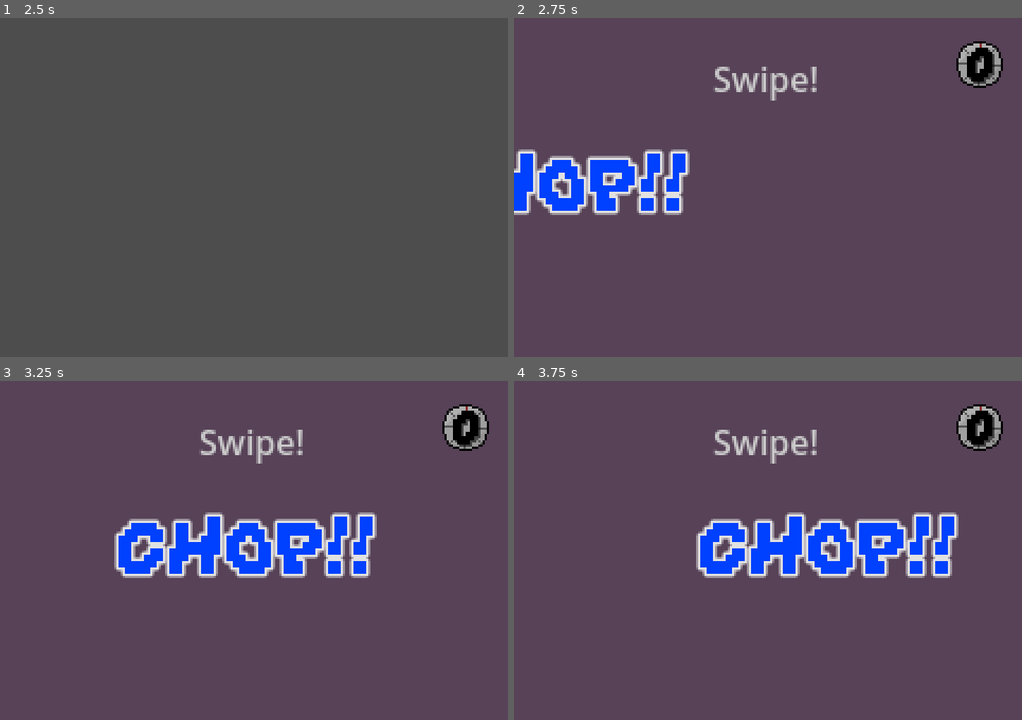
Above: before the commit, frames 1-4 (two rows, left to right).
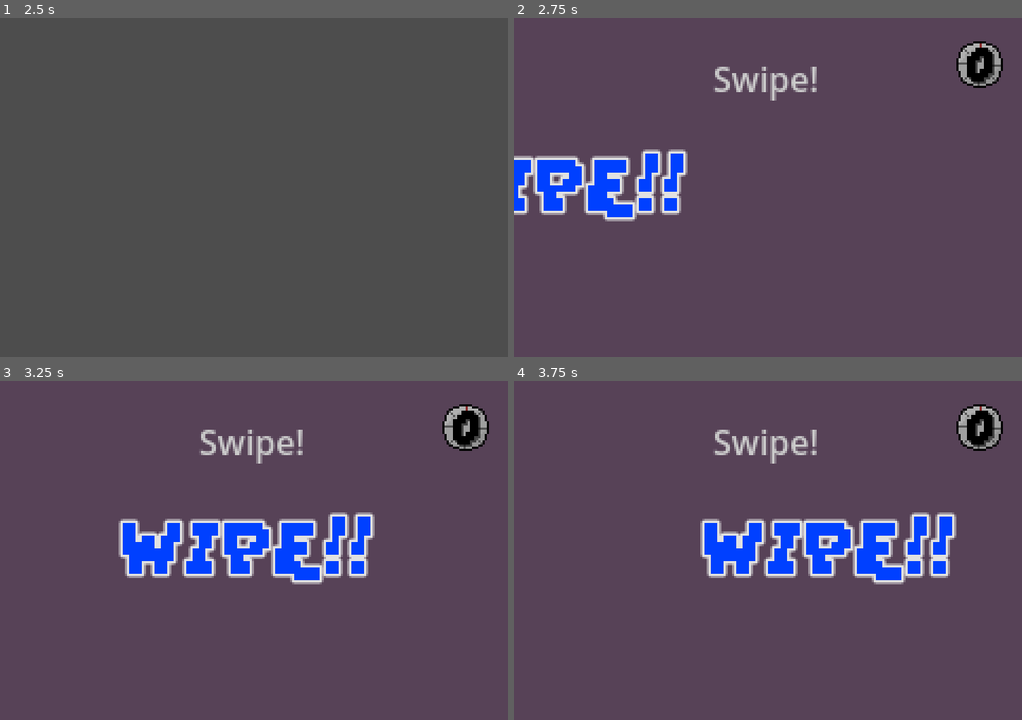
Above: after the commit, the same moments.

Repository: emmetl913/GMTK2024
Game: Godot game, scene res://menus/MainMenu.tscn
Two runs of this game, one before a commit and one after it. Both use one fixed random seed, a clock stepped at 60 frames per second and the inputs below. The engine's default icon, where the game draws it, is replaced by a stand-in: a white triangle on a blue panel in a dark square.
Inputs (mouse positions are in pixels of both pictures, inside the frame that each line leads up to):
- Up to frame 1 (2.5 s): click "Start" at 0.5 s; tap Enter at 1.25 s; move the mouse to (365, 170) at 1.27 s; hold S (S) 1.28-2.03 s; tap W (W) at 1.55, 2.1 s; tap Space at 2 s; move the mouse to (152, 204) at 2.02 s; tap S (S) at 2.3 s
- Up to frame 2 (2.75 s): no input
- Up to frame 3 (3.25 s): move the mouse to (304, 475) at 2.77 s; press the mouse at (304, 475) at 2.78 s; tap W (W) at 3.05 s
- Up to frame 4 (3.75 s): move the mouse to (742, 618) at 3.52 s; release the mouse at (742, 618) at 3.53 s; tap S (S) at 3.6 s

Frame 1 is identical in both runs. In frame 2, 3.4% of the frame differs, in the area x 0-35%, y 38-60%; in frame 3, 5.6%, in the area x 22-75%, y 38-60%; in frame 4, 5.6%.

Commit message:
Direction messages implemented

Diff:
--- a/games/ChoppingGame/ChoppingGame.gd
+++ b/games/ChoppingGame/ChoppingGame.gd
@@ -10,6 +10,8 @@
 func _ready():
 	#Setup timers
 	timers = [5, 4, 3, 2]
+
+	directionMessage = "CHOP!!"
 
 	knife.speed = knife_speed
 	$Fruit/CollisionShape2D.shape.size.x = sweetspot_size
--- a/games/ChurningGame/ChurningGame.gd
+++ b/games/ChurningGame/ChurningGame.gd
@@ -7,6 +7,8 @@
 func _ready():
 	#Setup timers
 	timers = [5, 4, 3, 2]
+
+	directionMessage = "CHURN!!"
 
 	setup()
 
--- a/games/CrackingGame/CrackingGame.gd
+++ b/games/CrackingGame/CrackingGame.gd
@@ -15,6 +15,8 @@
 # Called when the node enters the scene tree for the first time.
 func _ready():
 	timers = [5, 4, 3, 2]
+	directionMessage = "CRACK!!"
+
 	first_cracks = randi_range(1,3)
 	second_cracks = randi_range(1,3)
 	third_cracks = randi_range(1,3)
--- a/games/IcingGame/IcingGame.gd
+++ b/games/IcingGame/IcingGame.gd
@@ -5,6 +5,9 @@
 # Called when the node enters the scene tree for the first time.
 func _ready():
 	timers = [5, 4, 3, 2]
+
+	directionMessage = "ICE!!"
+
 	setup()
 
 func setup():
--- a/games/PickingGame/PickingGame.gd
+++ b/games/PickingGame/PickingGame.gd
@@ -6,6 +6,8 @@
 	#Setup timers
 	timers = [5, 4, 3, 2]
 
+	directionMessage = "PICK!!"
+
 	pass # Replace with function body.
 
 # Called every frame. 'delta' is the elapsed time since the previous frame.
--- a/games/WipingGame/WipingGame.gd
+++ b/games/WipingGame/WipingGame.gd
@@ -9,6 +9,9 @@
 # Called when the node enters the scene tree for the first time.
 func _ready():
 	timers = [5, 4, 3, 2]
+
+	directionMessage = "WIPE!!"
+
 	$MouseDetection.start()
 
 
--- a/games/base_game.gd
+++ b/games/base_game.gd
@@ -7,6 +7,8 @@
 #var timers should be set in each child class
 #var timers will be the timer on the clock for each game phase
 var timers : Array[int]
+
+var directionMessage : String
 
 func set_parent(par : Node2D):
 	parent = par
--- a/worlds/MicroGamePlayer.gd
+++ b/worlds/MicroGamePlayer.gd
@@ -40,6 +40,7 @@
 
 	$TimerGraphic.visible = true
 	$GameTimer.wait_time = game_inst.getTimer(game_phase)
+	$DirectionMessage/Label.text = game_inst.directionMessage
 
 	play_direction_animation()
 
